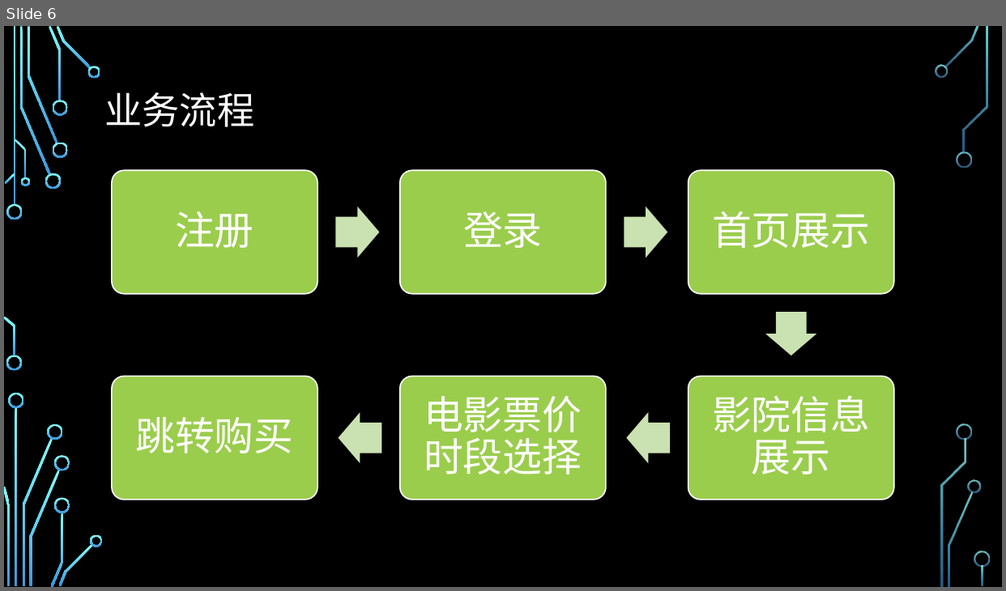
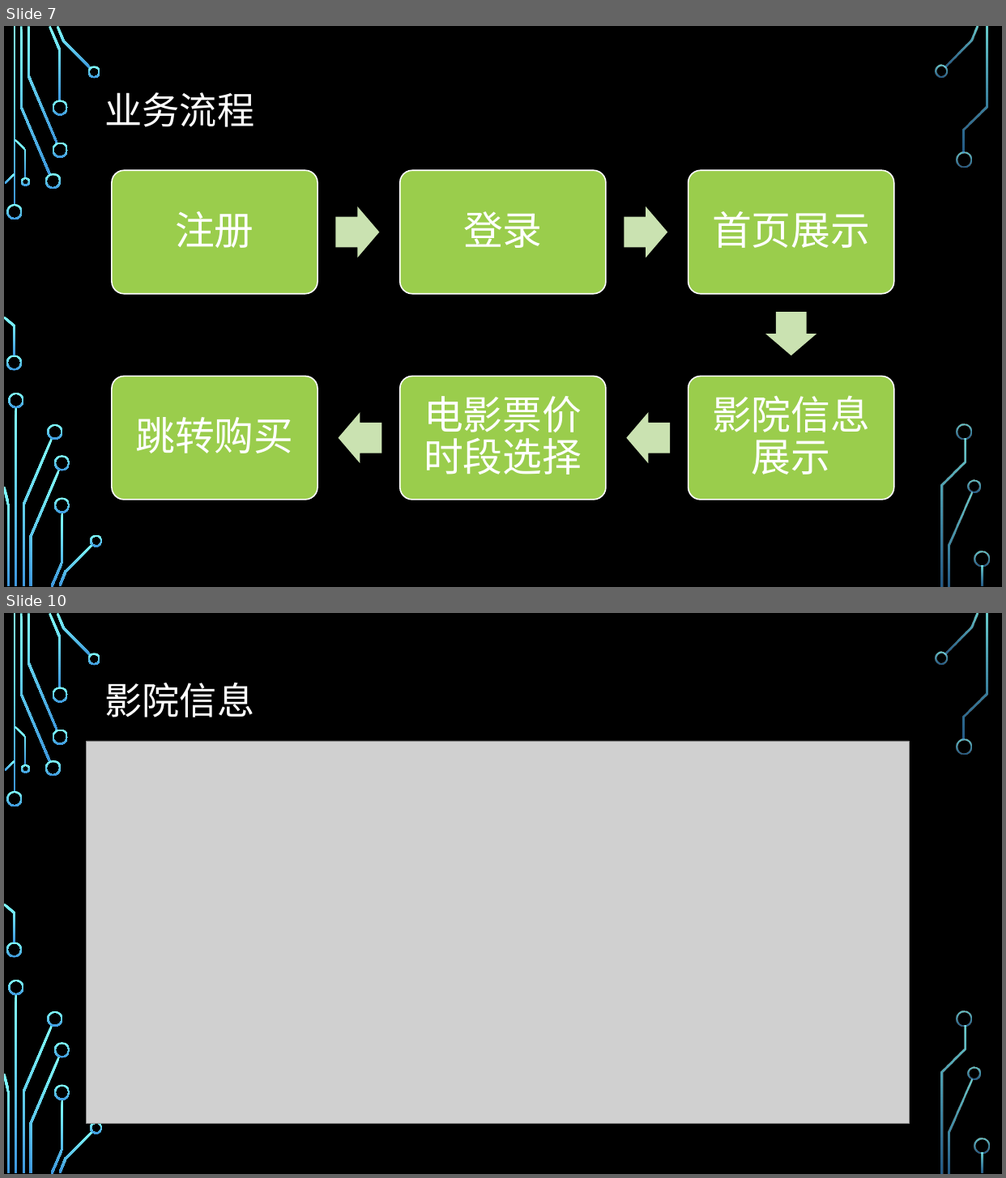
Before and after one commit to python-project-8/movie, a slide deck: 4-2.pptx. Shown one above the other, each under a label of ours: slide 6 before the commit, slides 7 and 10 after it; the slides between them are not shown. The pictures are 1006x591 and 1006x1178 pixels, drawn with LibreOffice and Linux fonts; fonts in the diff are those of the drawing; grey boxes stand for pictures; background and template pictures are left out. Boxes give left, top, right and bottom in pixels: in the first picture for what was removed or moved away, otherwise in the second. Text is boxed around its words. In the diff, an @@ line names an element or a change of style, - is before the commit and + after.

```diff
--- a/4-2.pptx
+++ b/4-2.pptx
@@ slide 10 added at [4,613,1002,1174], background picture (left out); not listed: 36 template elements that a slide beside it also shows @@
@@ title added at [105,683,255,717], 36 pt, text #FFFFFF @@
+影院信息
@@ picture added at [87,741,909,1123] @@
@@ what was slide 6 is now slide 7 @@
```
Also in this commit, not shown: 3 other slides added, 3 other files.
